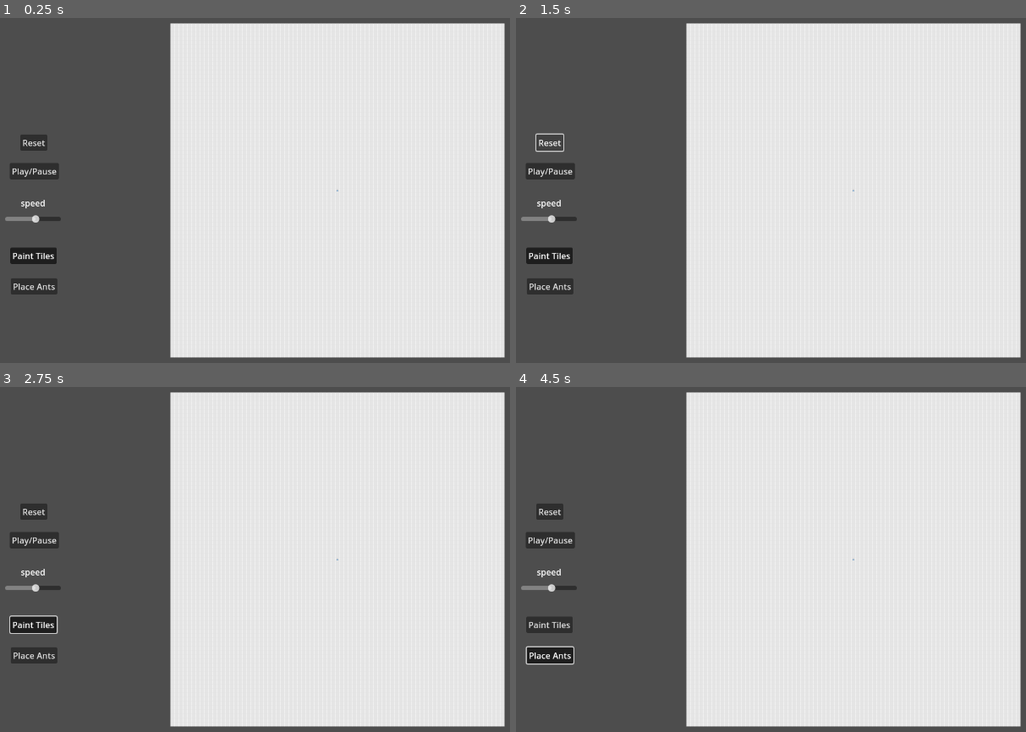
Above: before the commit, frames 1-4 (two rows, left to right).
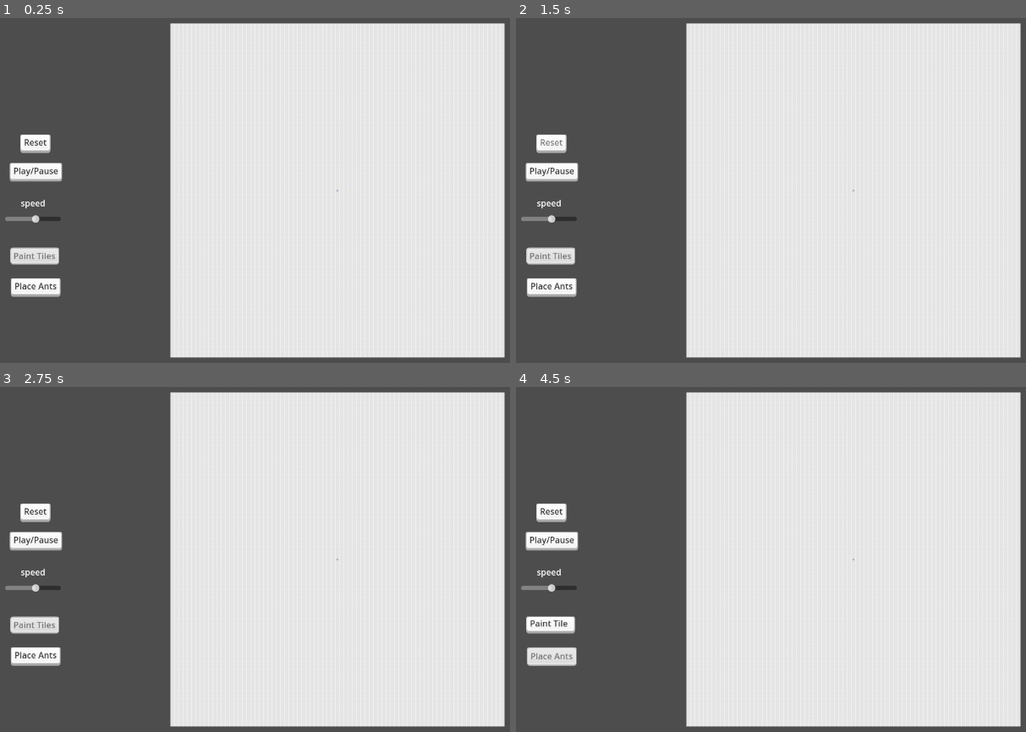
Above: after the commit, the same moments.

Repository: toucam87/LangtonAnts
Game: Godot game, scene res://Main Scene/world.tscn
Same seed, same stepped clock (60 frames per second), same inputs: the game is played once before the commit and once after it.
Inputs:
- Up to frame 1 (0.25 s): no input
- Up to frame 2 (1.5 s): click "Play/Pause" at 0.5 s; click "Reset" at 1.25 s
- Up to frame 3 (2.75 s): click "Paint Tiles" at 2 s
- Up to frame 4 (4.5 s): click "Place Ants" at 2.75 s; click "Paint Tiles" at 3.5 s; click "Place Ants" at 4.25 s

The runs differ from the first frame. In frame 1, 1.9% of the frame differs, in the area x 1-13%, y 33-81%; in frame 2, 1.9%; in frame 3, 1.9%; in frame 4, 1.9%.

Commit message:
v0.1.3
creation of AntsManager node to handle ant logic. Renaming and reorganization of files in folders.
UI theme updated for better buttons. UI communicates to game_manager through Ui manager, which receives and relays all signals from UI elements.

Diff:
--- a/Main Scene/game_board.gd
+++ b/Ants/AntsManager.gd
@@ -1,22 +1,15 @@
+class_name AntsManager
+
 extends Node2D
 
-@export var board_size = 16 #works best with powers of 2
 
-@onready var board = $BoardTilemap as LangtonTileMap
-@onready var tick_timer = $TickTimer
-
+var board : LangtonTileMap
+var is_placing_ants = false
 var ant_scene = preload("res://Ants/ant.tscn")
 var ants = []
-var is_placing_ants = false
 var orientation_of_ant_to_place = 0
-var iterations_per_tick = 1
 
 
-signal board_size_changed(size)
-
-
-func _ready() -> void:
-	initialize_board()
 
 
 func spawn_ant():
@@ -43,7 +36,7 @@
 func destroy_all_ants():
 	for i in range(0, ants.size()):
 		destroy_ant(ants.back())
-	print(ants)
+
 
 
 func activate_ant(ant):
@@ -64,13 +57,6 @@
 			if ant.coordinate == coordinate:
 				list_of_ants_present.append(ant)
 	return list_of_ants_present
-
-
-func initialize_board():
-	board.initialize_map(board_size)
-	tick_timer.paused = true
-	spawn_ant()
-	place_ant(ants[0], Vector2i((board_size - 1)/2, (board_size - 1)/2))
 
 
 
@@ -95,13 +81,6 @@
 
 
 
-
-
-func _on_board_tilemap_board_size_changed(size) -> void:
-	board_size_changed.emit(size)
-
-
-
 func _on_ant_color_change_requested(coordinate, new_color) -> void:
 	board.swap_tile(coordinate, new_color)
 
@@ -111,43 +90,3 @@
 		place_ant(ant, requested_coordinate)
 	else:
 		clash_with_wall(ant, _old_coordinate, requested_coordinate)
-
-
-func _on_tick_timer_timeout() -> void:
-	for i in range(iterations_per_tick):
-		activate_all_ants()
-
-
-func _on_speed_slider_value_changed(value: float) -> void:
-	if value == 1:
-		tick_timer.wait_time = 1 / 4.0
-		iterations_per_tick = 1
-	elif value == 2:
-		tick_timer.wait_time = 1 / 10.0
-		iterations_per_tick = 1
-	elif value >= 3:
-		tick_timer.wait_time = 1 / 60.0
-		iterations_per_tick = 2 ** (value - 3)
-
-
-func _on_play_pause_button_pressed() -> void:
-	tick_timer.paused = not tick_timer.paused
-
-
-func _on_reset_button_pressed() -> void:
-	destroy_all_ants()
-	initialize_board()
-
-
-func _on_paint_tiles_button_toggled(button_pressed: bool) -> void:
-	if button_pressed:
-		board.is_painting_tiles = true
-	else:
-		board.is_painting_tiles = false
-
-
-func _on_place_ants_button_toggled(button_pressed: bool) -> void:
-	if button_pressed:
-		is_placing_ants = true
-	else:
-		is_placing_ants = false
--- a/Ants/ant.tscn
+++ b/Ants/ant.tscn
@@ -1,10 +1,10 @@
-[gd_scene load_steps=3 format=3 uid="uid://datdbvehpv6cd"]
+[gd_scene load_steps=3 format=3 uid="uid://daq35tq7ofkh4"]
 
 [ext_resource type="Script" path="res://Ants/ant.gd" id="1_cor31"]
-[ext_resource type="Texture2D" uid="uid://c5q5o3n2o1aex" path="res://Sprites/triangle pointer.png" id="2_hgad7"]
+[ext_resource type="Texture2D" uid="uid://c5q5o3n2o1aex" path="res://Ants/triangle pointer.png" id="2_1m8fi"]
 
 [node name="Ant" type="Node2D"]
 script = ExtResource("1_cor31")
 
 [node name="AntSprite" type="Sprite2D" parent="."]
-texture = ExtResource("2_hgad7")
+texture = ExtResource("2_1m8fi")
--- /dev/null
+++ b/Ants/ants_manager.tscn
@@ -0,0 +1,6 @@
+[gd_scene load_steps=2 format=3 uid="uid://cqxdmh5f6wqpg"]
+
+[ext_resource type="Script" path="res://Ants/AntsManager.gd" id="1_la82w"]
+
+[node name="AntsManager" type="Node2D"]
+script = ExtResource("1_la82w")
--- a/Board/board_tilemap.gd
+++ b/Board/board_tilemap.gd
@@ -29,7 +29,7 @@
 func is_tile_in_map(coordinate) -> bool:
 	return get_cell_source_id(0, coordinate) != -1
 
-
+#painting tiles
 func _input(_event: InputEvent) -> void:
 	if is_painting_tiles:
 		if Mouse.left_click_pressed == true:
--- a/Board/board_tilemap.tscn
+++ b/Board/board_tilemap.tscn
@@ -1,10 +1,10 @@
-[gd_scene load_steps=5 format=3 uid="uid://beyg7bf56dahj"]
+[gd_scene load_steps=5 format=3 uid="uid://cnbva3k62yec"]
 
-[ext_resource type="Texture2D" uid="uid://ccu62f44sny7w" path="res://Sprites/ColorSquareTileset.png" id="1_wuy0l"]
+[ext_resource type="Texture2D" uid="uid://ccu62f44sny7w" path="res://Board/ColorSquareTileset.png" id="1_qm3hd"]
 [ext_resource type="Script" path="res://Board/board_tilemap.gd" id="2_1rdc4"]
 
 [sub_resource type="TileSetAtlasSource" id="TileSetAtlasSource_clall"]
-texture = ExtResource("1_wuy0l")
+texture = ExtResource("1_qm3hd")
 texture_region_size = Vector2i(128, 128)
 0:0/0 = 0
 0:0/0/physics_layer_0/linear_velocity = Vector2(0, 0)
@@ -46,6 +46,7 @@
 sources/0 = SubResource("TileSetAtlasSource_clall")
 
 [node name="BoardTilemap" type="TileMap"]
+position = Vector2(-256, -256)
 tile_set = SubResource("TileSet_etp74")
 format = 2
 layer_0/tile_data = PackedInt32Array(0, 0, 0, 65536, 0, 0, 65537, 0, 0, 131073, 0, 0, 131074, 0, 0, 196610, 0, 0, 196611, 0, 0, 131075, 0, 0, 65539, 0, 0, 2, 0, 0, 1, 0, 0, 65538, 0, 0, 3, 0, 0, 131072, 0, 0, 196608, 0, 0, 196609, 0, 0)
--- a/Main Scene/Camera2D.gd
+++ b/Main Scene/Camera2D.gd
@@ -13,6 +13,8 @@
 		zoom = Vector2(1/16.0, 1/16.0)
 
 	Mouse.camera_zoom = 1.0 / zoom.x
+	position = Mouse.camera_zoom * Mouse.viewport_center
+
 
 
 func _on_game_board_board_size_changed(size) -> void:
--- a/Main Scene/game_board.tscn
+++ /dev/null
@@ -1,17 +0,0 @@
-[gd_scene load_steps=3 format=3 uid="uid://c8sm1h0ecovfc"]
-
-[ext_resource type="Script" path="res://Main Scene/game_board.gd" id="1_ru207"]
-[ext_resource type="PackedScene" uid="uid://beyg7bf56dahj" path="res://Board/board_tilemap.tscn" id="2_8cdcr"]
-
-[node name="GameBoard" type="Node2D"]
-script = ExtResource("1_ru207")
-
-[node name="BoardTilemap" parent="." instance=ExtResource("2_8cdcr")]
-cell_quadrant_size = 128
-
-[node name="TickTimer" type="Timer" parent="."]
-wait_time = 0.25
-autostart = true
-
-[connection signal="board_size_changed" from="BoardTilemap" to="." method="_on_board_tilemap_board_size_changed"]
-[connection signal="timeout" from="TickTimer" to="." method="_on_tick_timer_timeout"]
--- /dev/null
+++ b/Main Scene/game_manager.gd
@@ -0,0 +1,157 @@
+extends Node2D
+
+@export var board_size = 16 #works best with powers of 2
+
+@onready var board = $BoardTilemap as LangtonTileMap
+@onready var tick_timer = $TickTimer
+@onready var ants_manager = $AntsManager
+
+#var ant_scene = preload("res://Ants/ant.tscn")
+#var ants = []
+#var is_placing_ants = false
+#var orientation_of_ant_to_place = 0
+var iterations_per_tick = 1
+
+
+signal board_size_changed(size)
+
+
+func _ready() -> void:
+	ants_manager.board = board
+	initialize_board()
+
+
+
+#func spawn_ant():
+#	var ant_instance = ant_scene.instantiate() as Ant
+#	add_child(ant_instance)
+#	ant_instance.connect("color_change_requested", _on_ant_color_change_requested)
+#	ant_instance.connect("move_requested", _on_ant_move_requested)
+#	ants.append(ant_instance)
+#
+#
+#func place_ant(ant : Ant, map_coord, _orientation = ant.orientation):
+#	ant.coordinate = map_coord
+#	ant.global_position = board.to_global(board.map_to_local(map_coord))
+#	ant.orientation = _orientation
+#
+#
+#func destroy_ant(ant:Ant):
+#	ants.erase(ant)
+#	ant.queue_free()
+#	if ants.is_empty():
+#		print("no ants left")
+#
+#
+#func destroy_all_ants():
+#	for i in range(0, ants.size()):
+#		destroy_ant(ants.back())
+#	print(ants)
+#
+#
+#func activate_ant(ant):
+#	var old_tile_data = board.get_cell_tile_data(0, ant.coordinate)
+#	var old_tile_color = old_tile_data.get_custom_data_by_layer_id(0)
+#	ant.apply_instruction(old_tile_color)
+#
+#
+#func activate_all_ants():
+#	for ant in ants:
+#		activate_ant(ant)
+#
+#
+#func ants_present(coordinate : Vector2i):
+#	var list_of_ants_present = []
+#	if board.is_tile_in_map(coordinate):
+#		for ant in ants:
+#			if ant.coordinate == coordinate:
+#				list_of_ants_present.append(ant)
+#	return list_of_ants_present
+
+
+func initialize_board():
+	board.initialize_map(board_size)
+	position = Mouse.camera_zoom * Mouse.viewport_center
+	tick_timer.paused = true
+	ants_manager.spawn_ant()
+	ants_manager.place_ant(ants_manager.ants[0], Vector2i((board_size - 1)/2, (board_size - 1)/2))
+
+
+#
+#func clash_with_wall(ant, _old_coordinate, _requested_coordinate):
+#	destroy_ant(ant)
+
+
+##ant placer method
+#func _input(event: InputEvent) -> void:
+#	if ants_manager.is_placing_ants:
+#		if event.is_action_pressed("left click"):
+#			var coordinate = board.local_to_map(board.to_local(Mouse.mouse_pos))
+#			if board.is_tile_in_map(coordinate):
+#				ants_manager.pawn_ant()
+#				ants_manager.place_ant(ants_manager.ants.back(), coordinate, ants_manager.orientation_of_ant_to_place)
+#		elif event.is_action_pressed("right click"):
+#			var coordinate = board.local_to_map(board.to_local(Mouse.mouse_pos))
+#			var ants_clicked = ants_manager.ants_present(coordinate)
+#			if ants_clicked.size() > 0:
+#				for ant in ants_clicked:
+#					ants_manager.destroy_ant(ant)
+
+
+
+
+
+func _on_board_tilemap_board_size_changed(size) -> void:
+	board_size_changed.emit(size)
+
+
+
+#func _on_ant_color_change_requested(coordinate, new_color) -> void:
+#	board.swap_tile(coordinate, new_color)
+
+#
+#func _on_ant_move_requested(ant, _old_coordinate, requested_coordinate) -> void:
+#	if board.is_tile_in_map(requested_coordinate) :
+#		place_ant(ant, requested_coordinate)
+#	else:
+#		clash_with_wall(ant, _old_coordinate, requested_coordinate)
+
+
+func _on_tick_timer_timeout() -> void:
+	for i in range(iterations_per_tick):
+		ants_manager.activate_all_ants()
+
+
+func _on_speed_slider_value_changed(value: float) -> void:
+	if value == 1:
+		tick_timer.wait_time = 1 / 4.0
+		iterations_per_tick = 1
+	elif value == 2:
+		tick_timer.wait_time = 1 / 10.0
+		iterations_per_tick = 1
+	elif value >= 3:
+		tick_timer.wait_time = 1 / 60.0
+		iterations_per_tick = 2 ** (value - 3)
+
+
+func _on_play_pause_button_pressed() -> void:
+	tick_timer.paused = not tick_timer.paused
+
+
+func _on_reset_button_pressed() -> void:
+	ants_manager.destroy_all_ants()
+	initialize_board()
+
+
+func _on_paint_tiles_button_toggled(button_pressed: bool) -> void:
+	if button_pressed:
+		board.is_painting_tiles = true
+	else:
+		board.is_painting_tiles = false
+
+
+func _on_place_ants_button_toggled(button_pressed: bool) -> void:
+	if button_pressed:
+		ants_manager.is_placing_ants = true
+	else:
+		ants_manager.is_placing_ants = false
--- /dev/null
+++ b/Main Scene/game_manager.tscn
@@ -0,0 +1,19 @@
+[gd_scene load_steps=4 format=3 uid="uid://cgtky3gwc34sa"]
+
+[ext_resource type="Script" path="res://Main Scene/game_manager.gd" id="1_6vieg"]
+[ext_resource type="PackedScene" uid="uid://cnbva3k62yec" path="res://Board/board_tilemap.tscn" id="2_8cdcr"]
+[ext_resource type="PackedScene" uid="uid://cqxdmh5f6wqpg" path="res://Ants/ants_manager.tscn" id="2_dt4gq"]
+
+[node name="GameManager" type="Node2D"]
+script = ExtResource("1_6vieg")
+
+[node name="BoardTilemap" parent="." instance=ExtResource("2_8cdcr")]
+
+[node name="AntsManager" parent="." instance=ExtResource("2_dt4gq")]
+
+[node name="TickTimer" type="Timer" parent="."]
+wait_time = 0.25
+autostart = true
+
+[connection signal="board_size_changed" from="BoardTilemap" to="." method="_on_board_tilemap_board_size_changed"]
+[connection signal="timeout" from="TickTimer" to="." method="_on_tick_timer_timeout"]
--- a/Main Scene/world.tscn
+++ b/Main Scene/world.tscn
@@ -1,77 +1,26 @@
-[gd_scene load_steps=5 format=3 uid="uid://bwwgw81vfedfh"]
+[gd_scene load_steps=4 format=3 uid="uid://5shleii06v8q"]
 
 [ext_resource type="Script" path="res://Main Scene/Camera2D.gd" id="1_33pa6"]
-[ext_resource type="PackedScene" uid="uid://c8sm1h0ecovfc" path="res://Main Scene/game_board.tscn" id="1_37bbv"]
-[ext_resource type="Script" path="res://Main Scene/SpeedSlider.gd" id="3_wmstk"]
-[ext_resource type="ButtonGroup" uid="uid://c41dmvk5sjyp1" path="res://UI/tiles_ants_ButtonGroup.tres" id="4_7hoe0"]
+[ext_resource type="PackedScene" uid="uid://cgtky3gwc34sa" path="res://Main Scene/game_manager.tscn" id="1_37bbv"]
+[ext_resource type="PackedScene" uid="uid://nuqxhflo4l7b" path="res://UI/ui_main.tscn" id="3_lj8wd"]
 
 [node name="World" type="Node"]
 
 [node name="Camera2D" type="Camera2D" parent="."]
-zoom = Vector2(0.4, 0.4)
+position = Vector2(640, 360)
 script = ExtResource("1_33pa6")
 
-[node name="GameBoard" parent="." instance=ExtResource("1_37bbv")]
+[node name="GameManager" parent="." instance=ExtResource("1_37bbv")]
+position = Vector2(640, 360)
 board_size = 79
 
 [node name="CanvasLayer" type="CanvasLayer" parent="."]
 
-[node name="SpeedSlider" type="HSlider" parent="CanvasLayer"]
-offset_left = 11.0
-offset_top = 380.0
-offset_right = 117.0
-offset_bottom = 448.0
-min_value = 1.0
-max_value = 10.0
-value = 6.0
-script = ExtResource("3_wmstk")
+[node name="UserInterface" parent="CanvasLayer" instance=ExtResource("3_lj8wd")]
 
-[node name="SpeedLabel" type="Label" parent="CanvasLayer/SpeedSlider"]
-layout_mode = 0
-offset_left = 30.0
-offset_top = -8.0
-offset_right = 77.0
-offset_bottom = 18.0
-text = "speed"
-
-[node name="PlayPauseButton" type="Button" parent="CanvasLayer"]
-offset_left = 20.0
-offset_top = 308.0
-offset_right = 113.0
-offset_bottom = 339.0
-text = "Play/Pause
-"
-
-[node name="ResetButton" type="Button" parent="CanvasLayer"]
-offset_left = 40.0
-offset_top = 254.0
-offset_right = 91.0
-offset_bottom = 285.0
-text = "Reset"
-
-[node name="PaintTilesButton" type="Button" parent="CanvasLayer"]
-offset_left = 21.0
-offset_top = 468.0
-offset_right = 109.0
-offset_bottom = 499.0
-toggle_mode = true
-button_pressed = true
-button_group = ExtResource("4_7hoe0")
-text = "Paint Tiles
-"
-
-[node name="PlaceAntsButton" type="Button" parent="CanvasLayer"]
-offset_left = 22.0
-offset_top = 526.0
-offset_right = 110.0
-offset_bottom = 557.0
-toggle_mode = true
-button_group = ExtResource("4_7hoe0")
-text = "Place Ants"
-
-[connection signal="board_size_changed" from="GameBoard" to="Camera2D" method="_on_game_board_board_size_changed"]
-[connection signal="value_changed" from="CanvasLayer/SpeedSlider" to="GameBoard" method="_on_speed_slider_value_changed"]
-[connection signal="pressed" from="CanvasLayer/PlayPauseButton" to="GameBoard" method="_on_play_pause_button_pressed"]
-[connection signal="pressed" from="CanvasLayer/ResetButton" to="GameBoard" method="_on_reset_button_pressed"]
-[connection signal="toggled" from="CanvasLayer/PaintTilesButton" to="GameBoard" method="_on_paint_tiles_button_toggled"]
-[connection signal="toggled" from="CanvasLayer/PlaceAntsButton" to="GameBoard" method="_on_place_ants_button_toggled"]
+[connection signal="board_size_changed" from="GameManager" to="Camera2D" method="_on_game_board_board_size_changed"]
+[connection signal="painting_tiles" from="CanvasLayer/UserInterface" to="GameManager" method="_on_paint_tiles_button_toggled"]
+[connection signal="placing_ants" from="CanvasLayer/UserInterface" to="GameManager" method="_on_place_ants_button_toggled"]
+[connection signal="play_pause" from="CanvasLayer/UserInterface" to="GameManager" method="_on_play_pause_button_pressed"]
+[connection signal="reset_board" from="CanvasLayer/UserInterface" to="GameManager" method="_on_reset_button_pressed"]
+[connection signal="speed_slider" from="CanvasLayer/UserInterface" to="GameManager" method="_on_speed_slider_value_changed"]
--- a/Singletons/mouse.gd
+++ b/Singletons/mouse.gd
@@ -7,7 +7,7 @@
 var left_click_pressed = false
 var right_click_pressed = false
 var camera_zoom = 1.0
-
+var viewport_center = 1/2.0 * Vector2(ProjectSettings.get_setting("display/window/size/viewport_width"),ProjectSettings.get_setting("display/window/size/viewport_height"))
 
 func _input(event):
 	if event is InputEventMouse:
@@ -29,10 +29,8 @@
 	if event.is_action_released("right click"):
 		right_click_pressed = false
 #
-#	print("Left Clicked : ", left_click_pressed)
-#	print("Right Clicked : ", right_click_pressed)
-#	print("Mouse Motion at: ", mouse_position)
+
 
 func viewport_to_global(viewport_pos: Vector2):
-	var centered_pos = viewport_pos - 1/2.0 * Vector2(ProjectSettings.get_setting("display/window/size/viewport_width"),ProjectSettings.get_setting("display/window/size/viewport_height"))
+	var centered_pos = viewport_pos # - viewport_center
 	return camera_zoom * centered_pos
--- /dev/null
+++ b/UI/Theme stuff/custom_UI_theme.tres
@@ -0,0 +1,35 @@
+[gd_resource type="Theme" load_steps=7 format=3 uid="uid://ccuwvpeh7rqrx"]
+
+[ext_resource type="Texture2D" uid="uid://gutly3kv1heq" path="res://UI/greySheet.png" id="1_iinn6"]
+[ext_resource type="StyleBox" uid="uid://d1i5tdm8d2nq6" path="res://UI/Theme stuff/normal_button_texture.tres" id="2_7wd6r"]
+[ext_resource type="StyleBox" uid="uid://dffasbr7mifdn" path="res://UI/Theme stuff/pressed_button_texture.tres" id="3_k5gmm"]
+
+[sub_resource type="StyleBoxFlat" id="StyleBoxFlat_kspsi"]
+bg_color = Color(0.945098, 0.898039, 0.552941, 0)
+corner_radius_top_left = 6
+corner_radius_top_right = 6
+corner_radius_bottom_right = 6
+corner_radius_bottom_left = 6
+
+[sub_resource type="AtlasTexture" id="AtlasTexture_erwhn"]
+atlas = ExtResource("1_iinn6")
+region = Rect2(0, 332, 190, 48)
+
+[sub_resource type="StyleBoxTexture" id="StyleBoxTexture_egiv8"]
+texture = SubResource("AtlasTexture_erwhn")
+texture_margin_left = 7.0
+texture_margin_top = 3.0
+texture_margin_right = 7.0
+texture_margin_bottom = 9.0
+axis_stretch_horizontal = 1
+axis_stretch_vertical = 1
+
+[resource]
+Button/colors/font_color = Color(0.231373, 0.231373, 0.231373, 1)
+Button/colors/font_focus_color = Color(0.231373, 0.231373, 0.231373, 0.643137)
+Button/colors/font_hover_color = Color(0.231373, 0.231373, 0.231373, 0.643137)
+Button/colors/font_pressed_color = Color(0.231373, 0.231373, 0.231373, 0.643137)
+Button/styles/focus = SubResource("StyleBoxFlat_kspsi")
+Button/styles/hover = SubResource("StyleBoxTexture_egiv8")
+Button/styles/normal = ExtResource("2_7wd6r")
+Button/styles/pressed = ExtResource("3_k5gmm")
--- /dev/null
+++ b/UI/Theme stuff/normal_button_texture.tres
@@ -0,0 +1,16 @@
+[gd_resource type="StyleBoxTexture" load_steps=3 format=3 uid="uid://d1i5tdm8d2nq6"]
+
+[ext_resource type="Texture2D" uid="uid://gutly3kv1heq" path="res://UI/greySheet.png" id="1_6oa7c"]
+
+[sub_resource type="AtlasTexture" id="AtlasTexture_erwhn"]
+atlas = ExtResource("1_6oa7c")
+region = Rect2(0, 332, 190, 48)
+
+[resource]
+texture = SubResource("AtlasTexture_erwhn")
+texture_margin_left = 7.0
+texture_margin_top = 3.0
+texture_margin_right = 7.0
+texture_margin_bottom = 9.0
+axis_stretch_horizontal = 1
+axis_stretch_vertical = 1
--- /dev/null
+++ b/UI/Theme stuff/pressed_button_texture.tres
@@ -0,0 +1,15 @@
+[gd_resource type="StyleBoxTexture" load_steps=3 format=3 uid="uid://dffasbr7mifdn"]
+
+[ext_resource type="Texture2D" uid="uid://gutly3kv1heq" path="res://UI/greySheet.png" id="1_lmpjq"]
+
+[sub_resource type="AtlasTexture" id="AtlasTexture_1rbf3"]
+atlas = ExtResource("1_lmpjq")
+region = Rect2(0, 286, 189, 46)
+
+[resource]
+texture = SubResource("AtlasTexture_1rbf3")
+texture_margin_left = 6.0
+texture_margin_top = 4.0
+texture_margin_right = 6.0
+texture_margin_bottom = 5.0
+modulate_color = Color(0.917647, 0.917647, 0.917647, 1)
--- a/UI/paint_tiles_button.tscn
+++ /dev/null
@@ -1,20 +0,0 @@
-[gd_scene load_steps=2 format=3 uid="uid://cr4r1vgtic7po"]
-
-[sub_resource type="GDScript" id="GDScript_8de8e"]
-script/source = "extends Button
-
-
-func _on_place_ants_button_toggled(button_pressed: bool) -> void:
-	self.button_pressed = not self.button_pressed
-"
-
-[node name="PaintTilesButton" type="Button"]
-offset_left = 21.0
-offset_top = 468.0
-offset_right = 109.0
-offset_bottom = 499.0
-toggle_mode = true
-button_pressed = true
-text = "Paint Tiles
-"
-script = SubResource("GDScript_8de8e")
--- /dev/null
+++ b/UI/ui_main.gd
@@ -0,0 +1,26 @@
+extends Control
+
+signal play_pause
+signal reset_board
+signal painting_tiles(is_pressed : bool)
+signal placing_ants(is_pressed : bool)
+signal speed_slider(value : float)
+
+func _on_play_pause_button_pressed() -> void:
+	play_pause.emit()
+
+
+func _on_reset_button_pressed() -> void:
+	reset_board.emit()
+
+
+func _on_paint_tiles_button_toggled(button_pressed: bool) -> void:
+	painting_tiles.emit(button_pressed)
+
+
+func _on_place_ants_button_toggled(button_pressed: bool) -> void:
+	placing_ants.emit(button_pressed)
+
+
+func _on_speed_slider_value_changed(value: float) -> void:
+	speed_slider.emit(value)
--- /dev/null
+++ b/UI/ui_main.tscn
@@ -0,0 +1,79 @@
+[gd_scene load_steps=5 format=3 uid="uid://nuqxhflo4l7b"]
+
+[ext_resource type="Theme" uid="uid://ccuwvpeh7rqrx" path="res://UI/Theme stuff/custom_UI_theme.tres" id="1_s7iqq"]
+[ext_resource type="Script" path="res://UI/ui_main.gd" id="2_8xsbq"]
+[ext_resource type="Script" path="res://UI/SpeedSlider.gd" id="3_de76p"]
+[ext_resource type="ButtonGroup" uid="uid://c41dmvk5sjyp1" path="res://UI/tiles_ants_ButtonGroup.tres" id="3_s5l05"]
+
+[node name="UI main" type="Control"]
+layout_mode = 3
+anchors_preset = 15
+anchor_right = 1.0
+anchor_bottom = 1.0
+grow_horizontal = 2
+grow_vertical = 2
+theme = ExtResource("1_s7iqq")
+script = ExtResource("2_8xsbq")
+
+[node name="SpeedSlider" type="HSlider" parent="."]
+layout_mode = 0
+offset_left = 11.0
+offset_top = 380.0
+offset_right = 117.0
+offset_bottom = 448.0
+min_value = 1.0
+max_value = 10.0
+value = 6.0
+script = ExtResource("3_de76p")
+
+[node name="SpeedLabel" type="Label" parent="SpeedSlider"]
+layout_mode = 0
+offset_left = 30.0
+offset_top = -8.0
+offset_right = 77.0
+offset_bottom = 18.0
+text = "speed"
+
+[node name="PlayPauseButton" type="Button" parent="."]
+layout_mode = 0
+offset_left = 20.0
+offset_top = 308.0
+offset_right = 113.0
+offset_bottom = 339.0
+text = "Play/Pause
+"
+
+[node name="ResetButton" type="Button" parent="."]
+layout_mode = 0
+offset_left = 40.0
+offset_top = 254.0
+offset_right = 91.0
+offset_bottom = 285.0
+text = "Reset"
+
+[node name="PaintTilesButton" type="Button" parent="."]
+layout_mode = 0
+offset_left = 21.0
+offset_top = 468.0
+offset_right = 109.0
+offset_bottom = 499.0
+toggle_mode = true
+button_pressed = true
+button_group = ExtResource("3_s5l05")
+text = "Paint Tiles"
+
+[node name="PlaceAntsButton" type="Button" parent="."]
+layout_mode = 0
+offset_left = 22.0
+offset_top = 526.0
+offset_right = 110.0
+offset_bottom = 557.0
+toggle_mode = true
+button_group = ExtResource("3_s5l05")
+text = "Place Ants"
+
+[connection signal="value_changed" from="SpeedSlider" to="." method="_on_speed_slider_value_changed"]
+[connection signal="pressed" from="PlayPauseButton" to="." method="_on_play_pause_button_pressed"]
+[connection signal="pressed" from="ResetButton" to="." method="_on_reset_button_pressed"]
+[connection signal="toggled" from="PaintTilesButton" to="." method="_on_paint_tiles_button_toggled"]
+[connection signal="toggled" from="PlaceAntsButton" to="." method="_on_place_ants_button_toggled"]
Renamed: Sprites/triangle pointer.png -> Ants/triangle pointer.png
Not shown, added: Ants/triangle pointer.png.import
Renamed: Sprites/ColorSquareTileset.png -> Board/ColorSquareTileset.png
Not shown, added: Board/ColorSquareTileset.png.import
Binary file added: UI/RifficFree-Bold.ttf
Not shown, added: UI/RifficFree-Bold.ttf.import
Renamed: Main Scene/SpeedSlider.gd -> UI/SpeedSlider.gd
Binary file added: UI/blueSheet.png
Not shown, added: UI/blueSheet.png.import
Binary file added: UI/greenSheet.png
Not shown, changed: UI/greenSheet.png.import
Binary file added: UI/greySheet.png
(and 5 more such lines)
